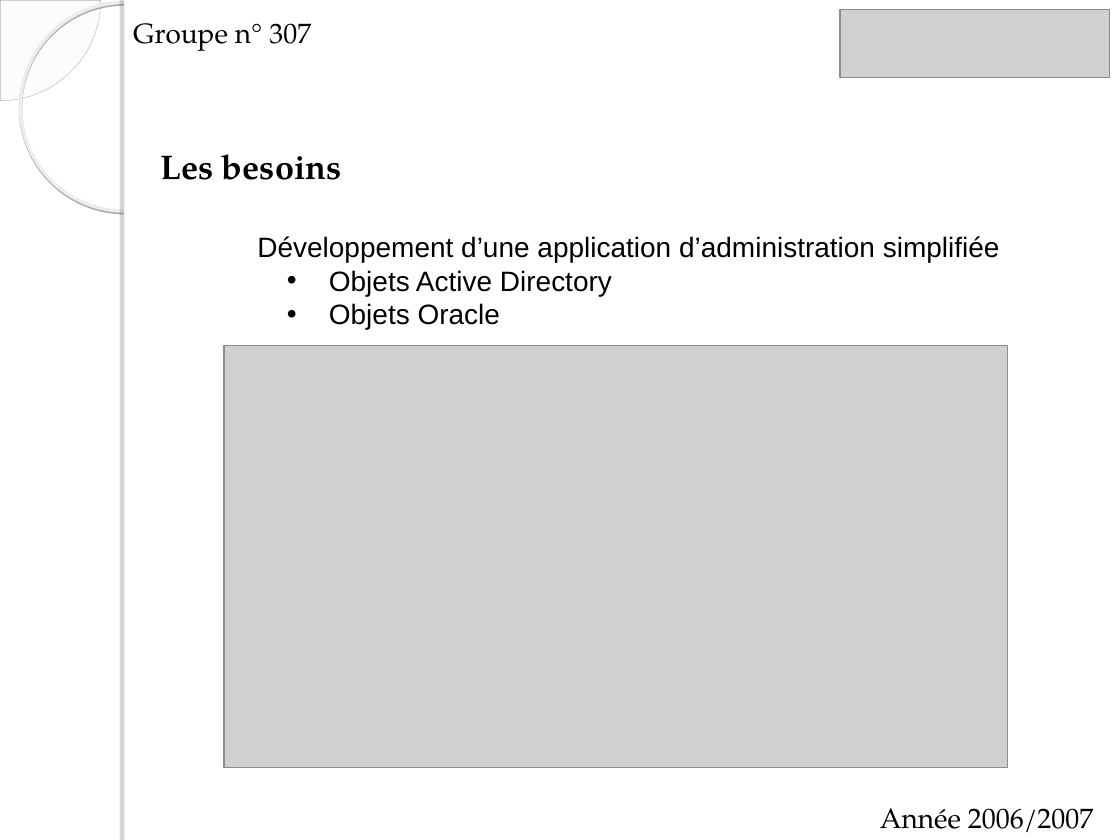
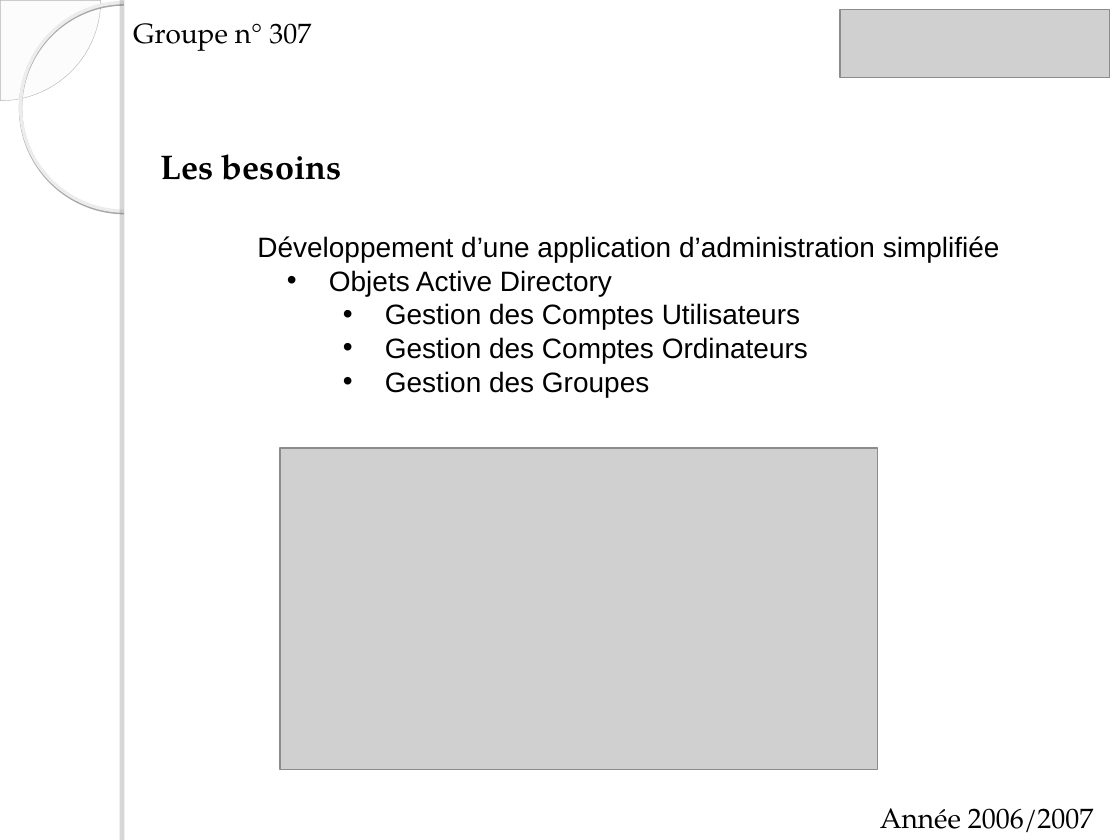
Before and after one commit to itsChris/abyss-project, a slide deck: slide 4 of ABYSS/doc/soutenance skar.ppt. Drawn at 1120x840 pixels with LibreOffice and Linux fonts; fonts in the diff are those of the drawing; grey boxes stand for pictures; background and template pictures are left out. Boxes give left, top, right and bottom in pixels: in the first picture for what was removed or moved away, otherwise in the second. Text is boxed around its words. In the diff, an @@ line names an element or a change of style, - is before the commit and + after.

```diff
--- a/ABYSS/doc/soutenance skar.ppt
+++ b/ABYSS/doc/soutenance skar.ppt
@@ text at (385, 303, 808, 397): text changed @@
-  • Objets Oracle
+    • Gestion des Comptes Utilisateurs
+    • Gestion des Comptes Ordinateurs
+    • Gestion des Groupes
@@ picture: place and size @@
-picture at (224, 345, 1008, 767)
+picture at (280, 448, 877, 769)
```
Also in this commit, not shown: 1 slide added.
